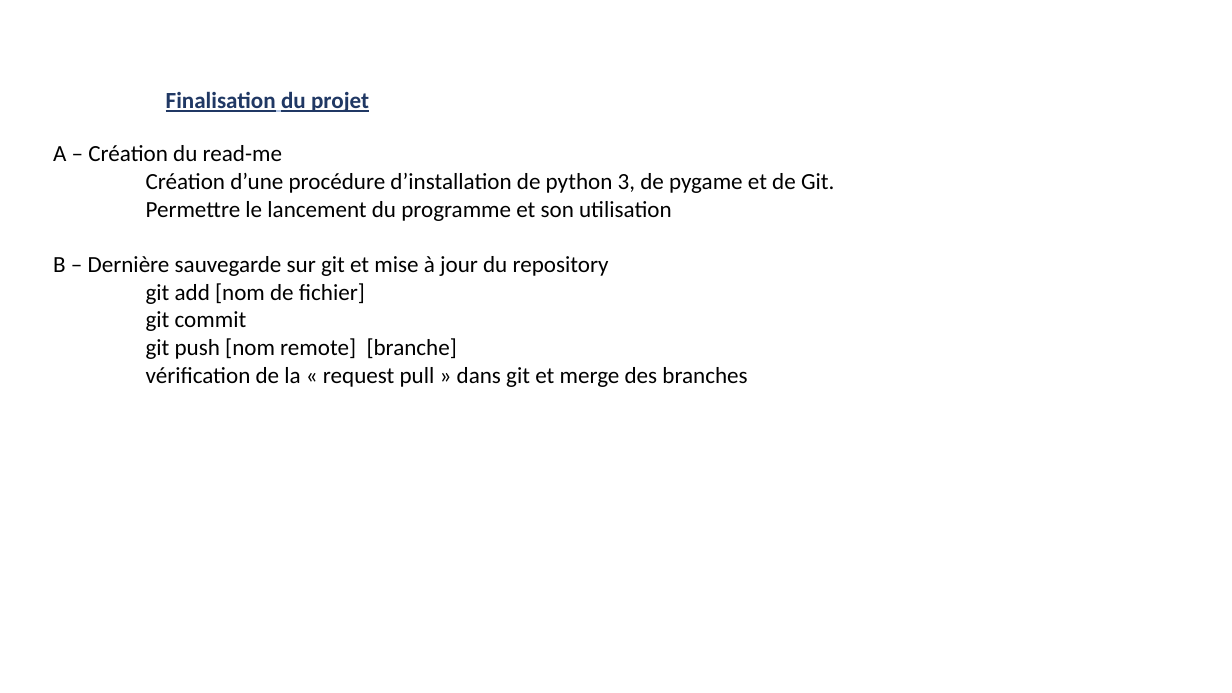
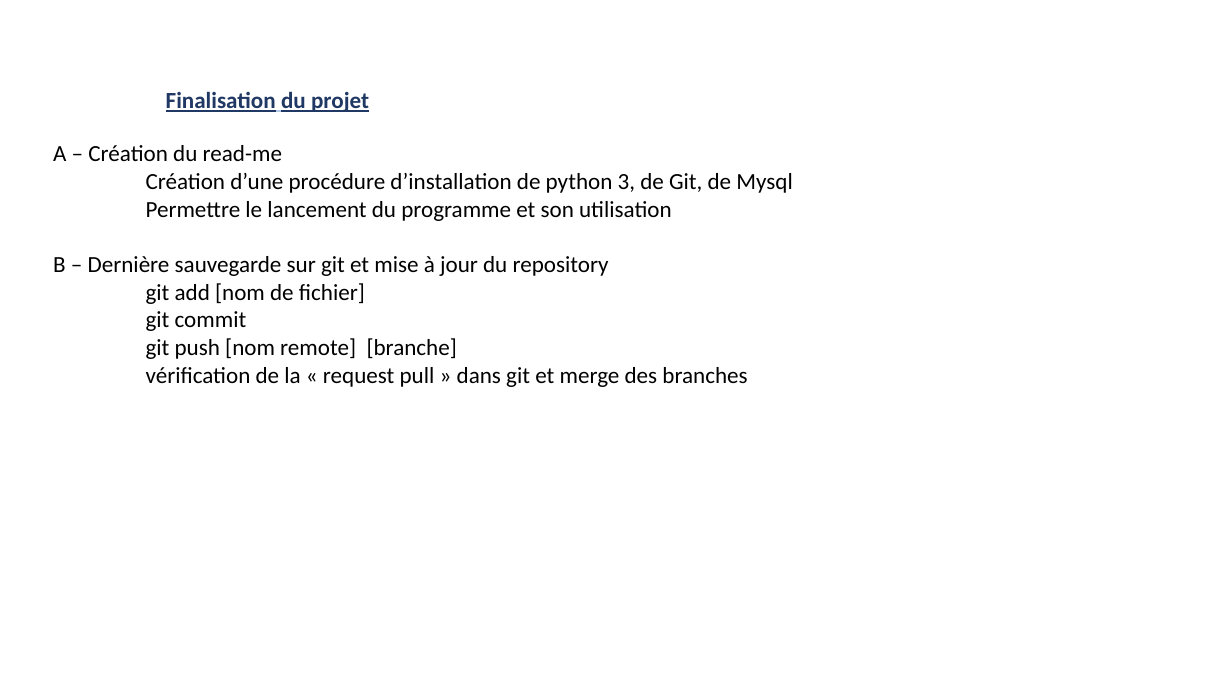
Before and after one commit to ZasshuNeko/OC-Projet_5, a slide deck: slide 9 of Documents/Présentation - OC - Projet n°5.pptx. Drawn at 1232x693 pixels with LibreOffice and Linux fonts; fonts in the diff are those of the drawing; background and template pictures are left out. Boxes give left, top, right and bottom in pixels: in the first picture for what was removed or moved away, otherwise in the second. Text is boxed around its words. In the diff, an @@ line names an element or a change of style, - is before the commit and + after.

```diff
--- a/Documents/Présentation - OC - Projet n°5.pptx
+++ b/Documents/Présentation - OC - Projet n°5.pptx
@@ text at (146, 173, 792, 193): text changed @@
-Création d’une procédure d’installation de python 3, de pygame et de Git.
+Création d’une procédure d’installation de python 3, de Git, de Mysql
```
Also in this commit, not shown: 2 other slides changed, 4 other files.
